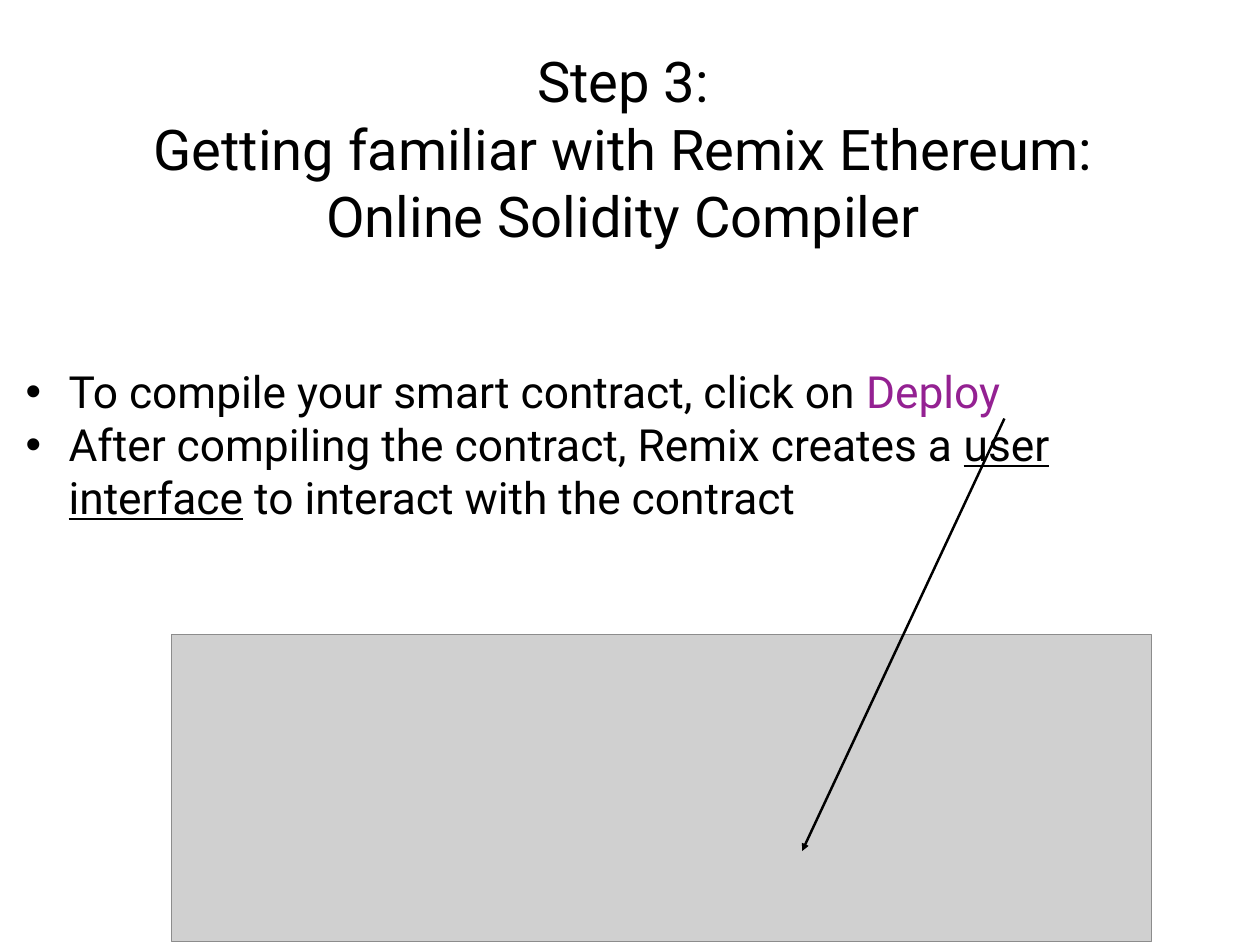
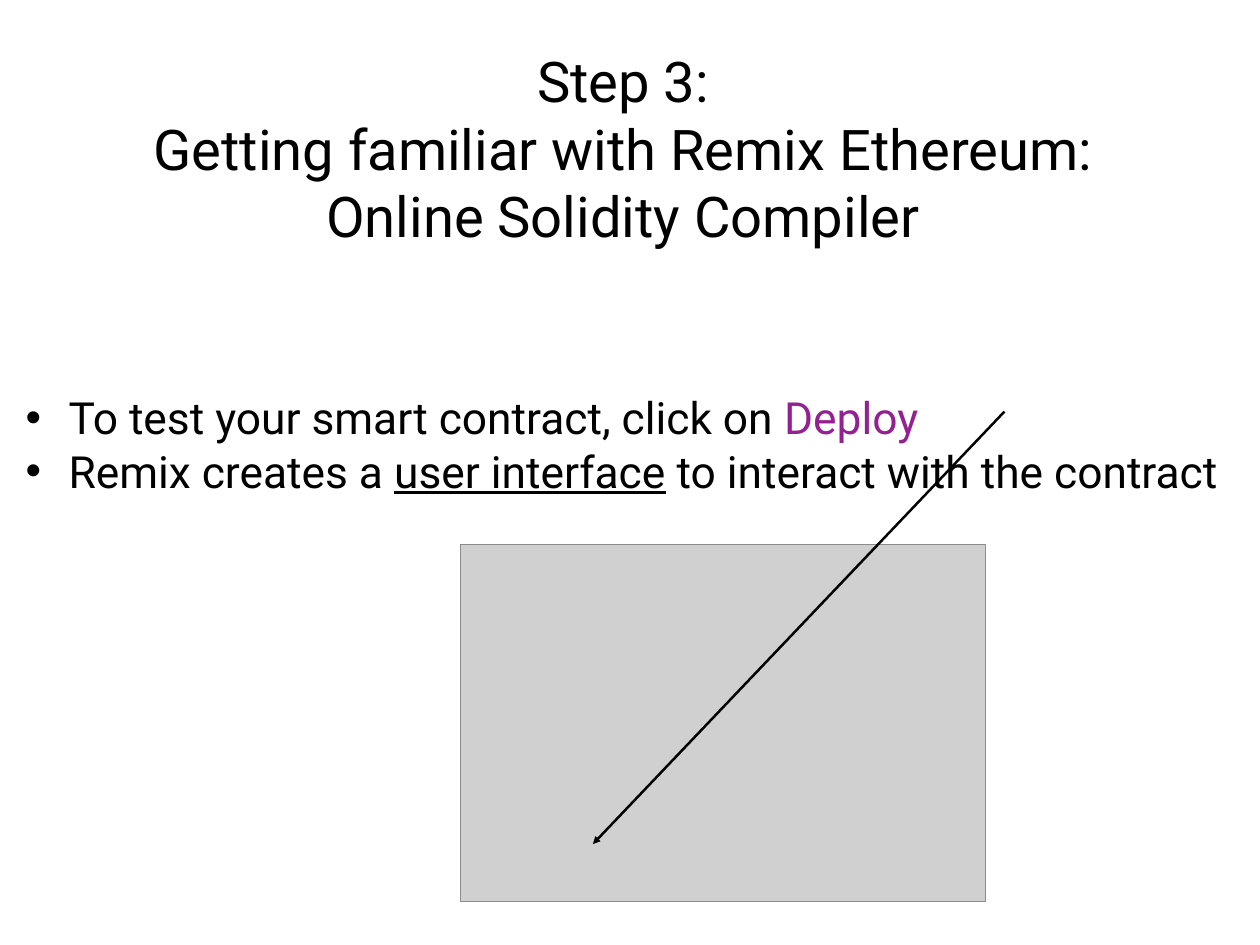
Before and after one commit to solegga/blockchaincourse, a slide deck: slide 18 of How_to_connect_to_university_of_edinburgh_private_blockchain.pptx (slide 14 before the commit). Drawn at 1260x945 pixels with LibreOffice and Linux fonts; fonts in the diff are those of the drawing; grey boxes stand for pictures. Boxes give left, top, right and bottom in pixels: in the first picture for what was removed or moved away, otherwise in the second. Text is boxed around its words. In the diff, an @@ line names an element or a change of style, - is before the commit and + after.

Commit message:
Update instructions with new remix interface

```diff
--- a/How_to_connect_to_university_of_edinburgh_private_blockchain.pptx
+++ b/How_to_connect_to_university_of_edinburgh_private_blockchain.pptx
@@ text at [69, 400, 1217, 499]: text changed @@
-• To compile your smart contract, click on Deploy
-• After compiling the contract, Remix creates a user interface to interact with the contract
+• To test your smart contract, click on Deploy
+• Remix creates a user interface to interact with the contract
@@ freeform shape: place and size @@
-freeform shape at [802, 418, 1004, 851]
+freeform shape at [593, 412, 1005, 844]
@@ picture added at [461, 544, 986, 901] @@
@@ picture removed at [172, 635, 1151, 942] @@
```
Also in this commit, not shown: 20 other slides changed, 3 slides added, 1 other file.
